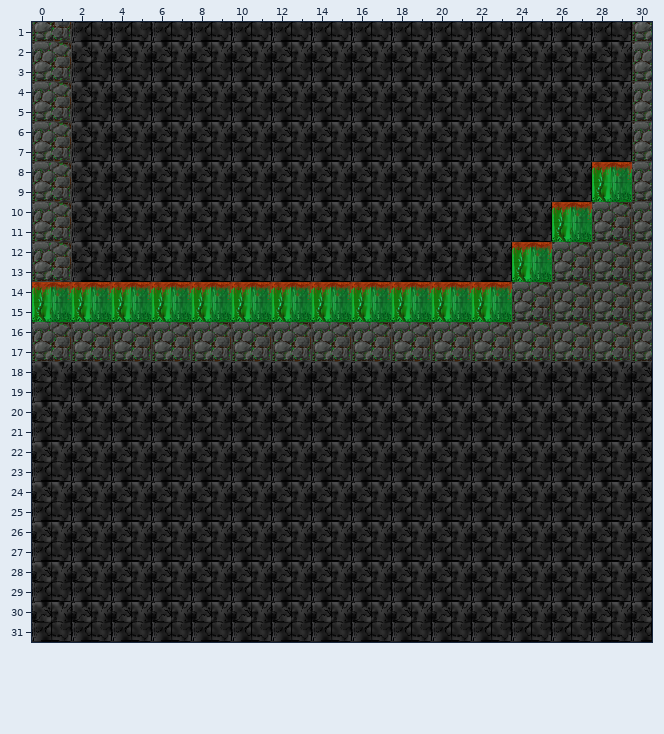
Level history. Tiled map: RawAssets/Tiled/Maps/WorkBenchA.tmx. The picture above was drawn from the file before the commit.
Cells are 32x32 px. Shown: x 0..30, y 1..31.
Once edited:
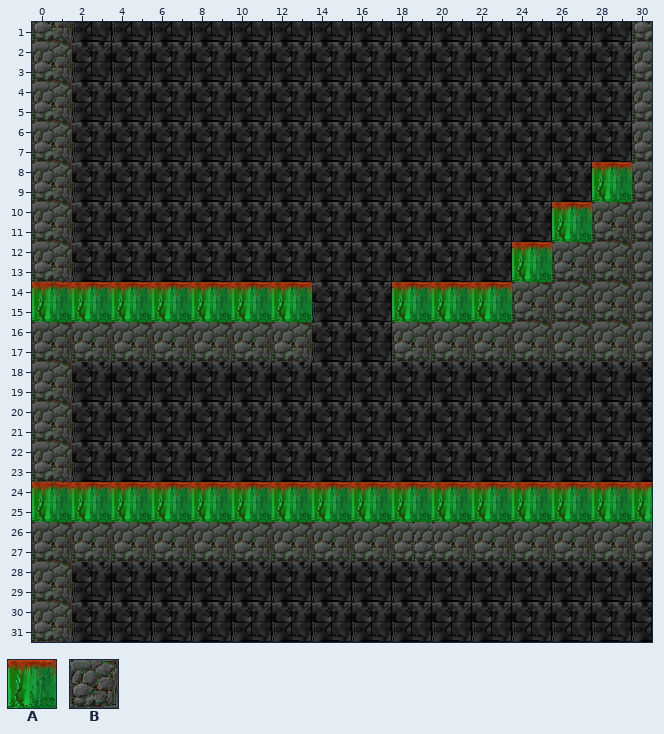
Key: from "WorkBenchA": A 0 "BlockGrassPlatform1", B 1 "BlockRocks1".
_ is an empty cell.
Change:
{"where": "layer \"Tile Layer 2\""}
{"y":15,"x":14,"old":"A","new":"_"}
{"y":15,"x":16,"old":"A","new":"_"}
{"y":17,"x":14,"old":"B","new":"_"}
{"y":17,"x":16,"old":"B","new":"_"}
{"y":19,"x":0,"old":"_","new":"B"}
{"y":21,"x":0,"old":"_","new":"B"}
{"y":23,"x":0,"old":"_","new":"B"}
{"y":25,"x":0,"old":"_","new":"A"}
{"y":25,"x":2,"old":"_","new":"A"}
{"y":25,"x":4,"old":"_","new":"A"}
{"y":25,"x":6,"old":"_","new":"A"}
{"y":25,"x":8,"old":"_","new":"A"}
{"y":25,"x":10,"old":"_","new":"A"}
{"y":25,"x":12,"old":"_","new":"A"}
{"y":25,"x":14,"old":"_","new":"A"}
{"y":25,"x":16,"old":"_","new":"A"}
{"y":25,"x":18,"old":"_","new":"A"}
{"y":25,"x":20,"old":"_","new":"A"}
{"y":25,"x":22,"old":"_","new":"A"}
{"y":25,"x":24,"old":"_","new":"A"}
{"y":25,"x":26,"old":"_","new":"A"}
{"y":25,"x":28,"old":"_","new":"A"}
{"y":25,"x":30,"old":"_","new":"A"}
{"y":27,"x":0,"old":"_","new":"B"}
{"y":27,"x":2,"old":"_","new":"B"}
{"y":27,"x":4,"old":"_","new":"B"}
{"y":27,"x":6,"old":"_","new":"B"}
{"y":27,"x":8,"old":"_","new":"B"}
{"y":27,"x":10,"old":"_","new":"B"}
{"y":27,"x":12,"old":"_","new":"B"}
{"y":27,"x":14,"old":"_","new":"B"}
{"y":27,"x":16,"old":"_","new":"B"}
{"y":27,"x":18,"old":"___","new":"BBB"}
{"y":27,"x":22,"old":"_","new":"B"}
{"y":27,"x":24,"old":"_","new":"B"}
{"y":27,"x":26,"old":"_","new":"B"}
{"y":27,"x":28,"old":"_","new":"B"}
{"y":27,"x":30,"old":"_","new":"B"}
{"y":29,"x":0,"old":"_","new":"B"}
{"y":31,"x":0,"old":"_","new":"B"}
